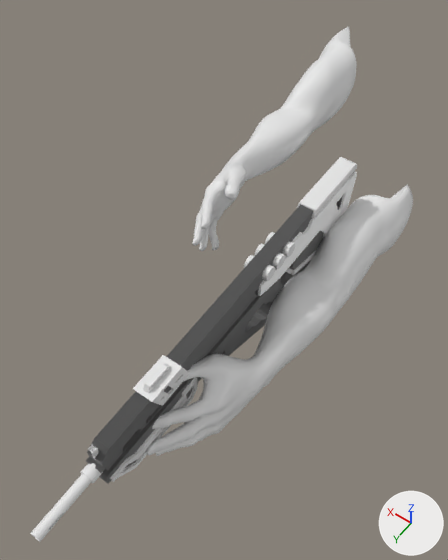
The Blender file Models/Rifle.blend: old version first, new version second.
Rendered twice from a camera (50 mm lens) standing at (-0.63, 0.86, 1.63) and looking at (0.16, -0.25, -0.11). Arrows for +X, +Y and +Z are at lower right; the lights stay in place.
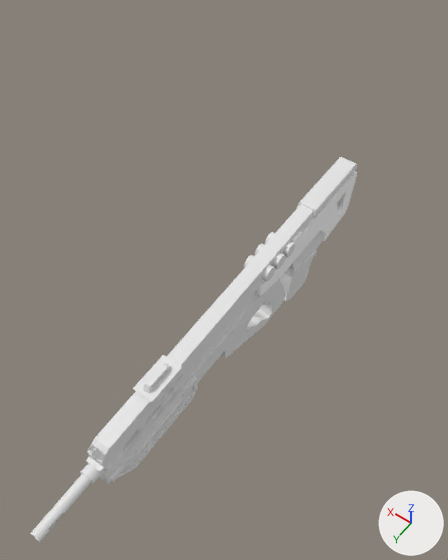
The newer file is also rescaled (x106.3), turned or shifted as a whole; pictures and numbers use the older file's frame.

Where the change shows, as pixel boxes [x1, y1, x2, y2] in the pictures (448 x 560 px):
'FinalBaseMesh.004', deleted
    before: [146, 184, 413, 456]
'Cube', recoloured (grey to white)
    both: [86, 162, 354, 483]
'FinalBaseMesh.003', deleted
    before: [192, 27, 356, 251]

What the commit changed:
me_cube_002 has 580 vertices, 388 faces and spans x -3.33..3.33, y -8.11..5.56, z -2.7..1.5.
me_cube_002 no longer uses material mat_material_003 (grey #969696).
Object 'FinalBaseMesh.003' (ob_finalbasemesh_003) is deleted.
Object 'FinalBaseMesh.004' (ob_finalbasemesh_004) is deleted.
